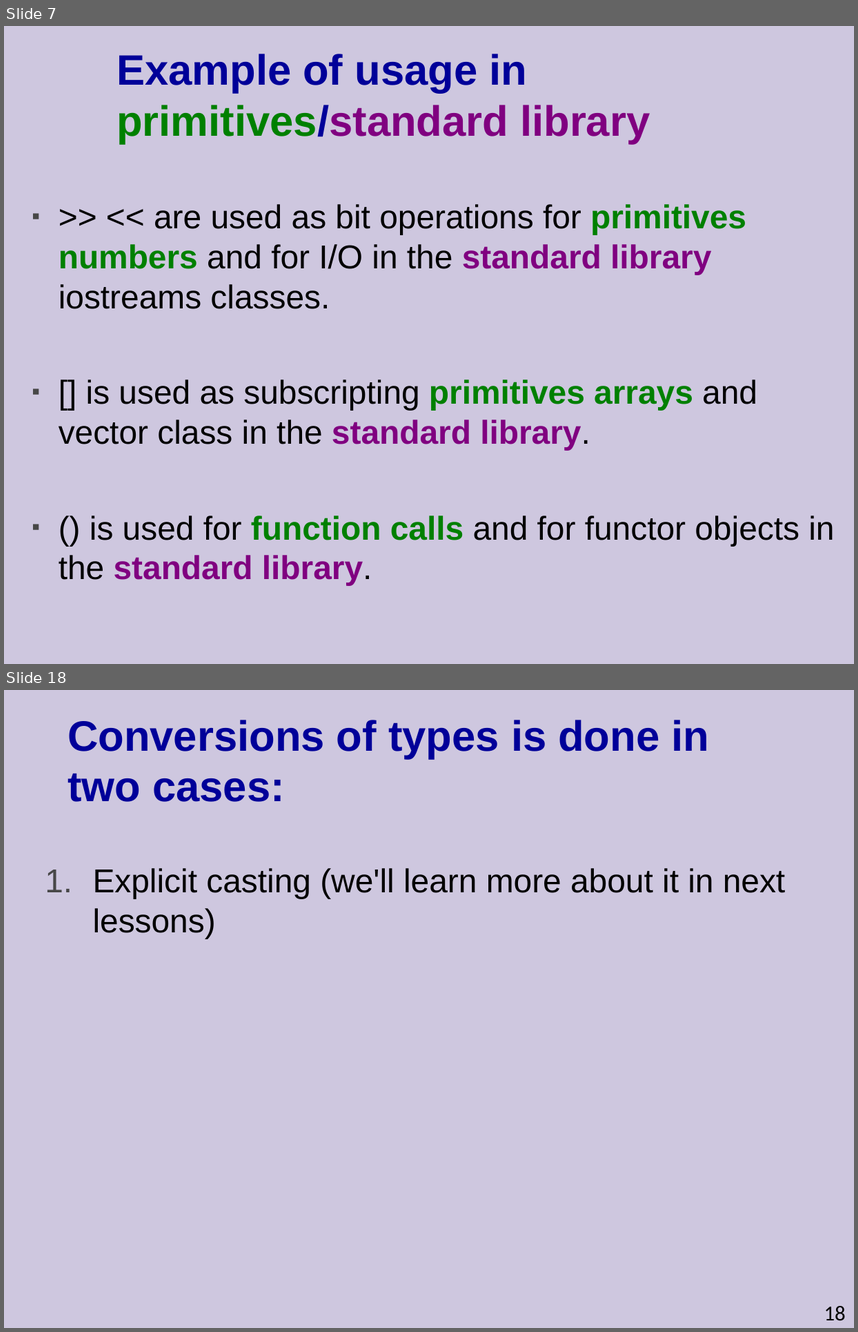
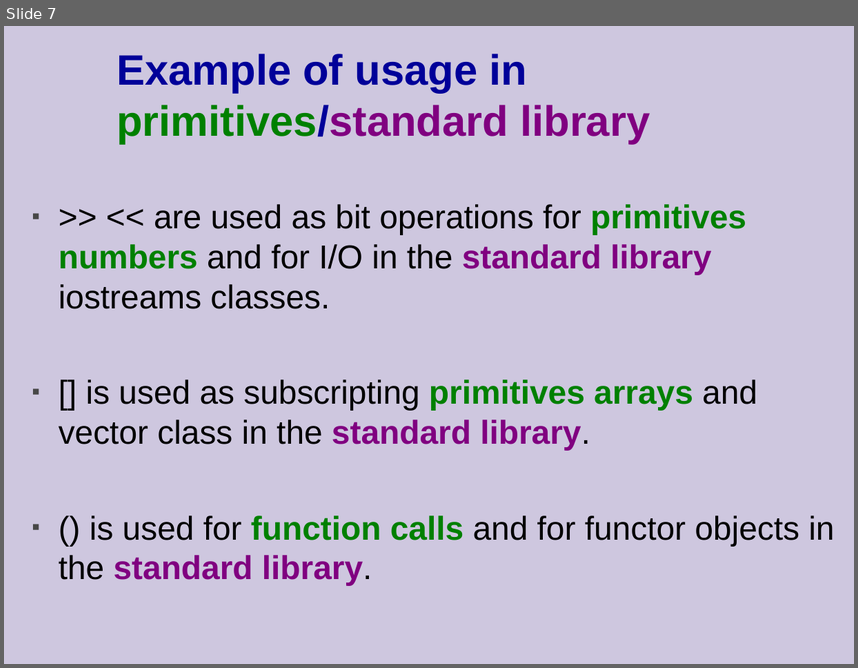
Before and after one commit to cpp-at-ariel/cpp-5778, a slide deck: week04-operator-overloading/slides.odp. Shown one above the other, each under a label of ours: slides 7 and 18 before the commit, slide 7 after it; the slides between them are not shown. The pictures are 858x1332 and 858x668 pixels, drawn with LibreOffice and Linux fonts; fonts in the diff are those of the drawing. Boxes give left, top, right and bottom in pixels: in the first picture for what was removed or moved away, otherwise in the second. Text is boxed around its words. In the diff, an @@ line names an element or a change of style, - is before the commit and + after.

```diff
--- a/week04-operator-overloading/slides.odp
+++ b/week04-operator-overloading/slides.odp
@@ slide 18 removed at (4, 690, 854, 1328), background #CEC7DF @@
@@ title removed at (67, 720, 709, 802) @@
-Conversions of types is done in two cases:
@@ text removed at (93, 868, 785, 938) @@
-  1. Explicit casting (we'll learn more about it in next lessons)
@@ page number removed at (824, 1305, 846, 1321) @@
-18
```
Also in this commit, not shown: 3 slides changed, 19 other slides removed, 38 other files.
